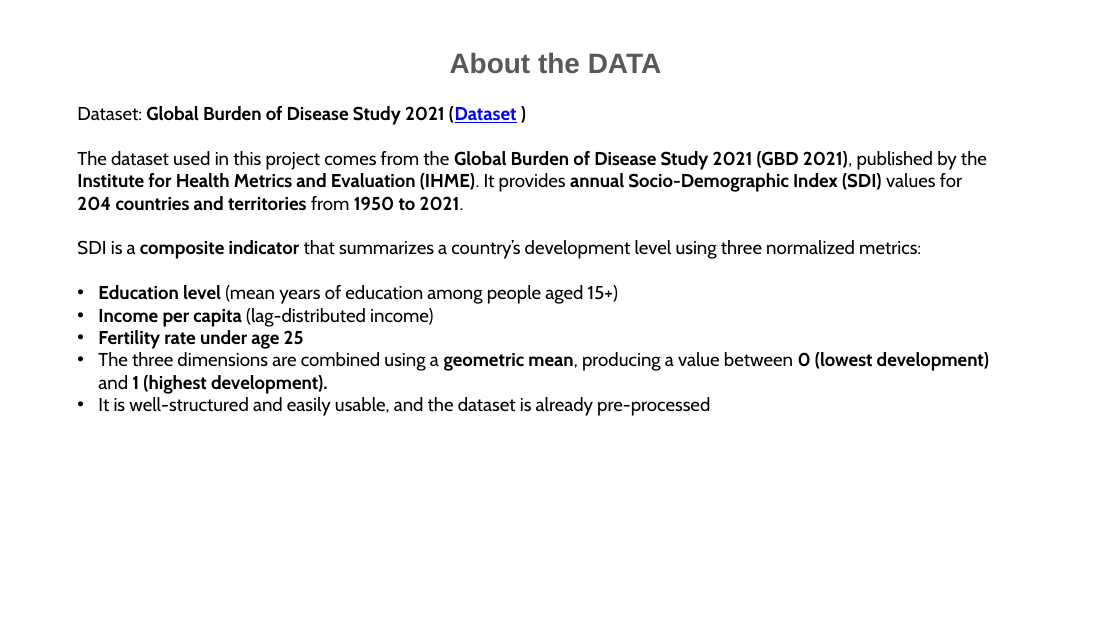
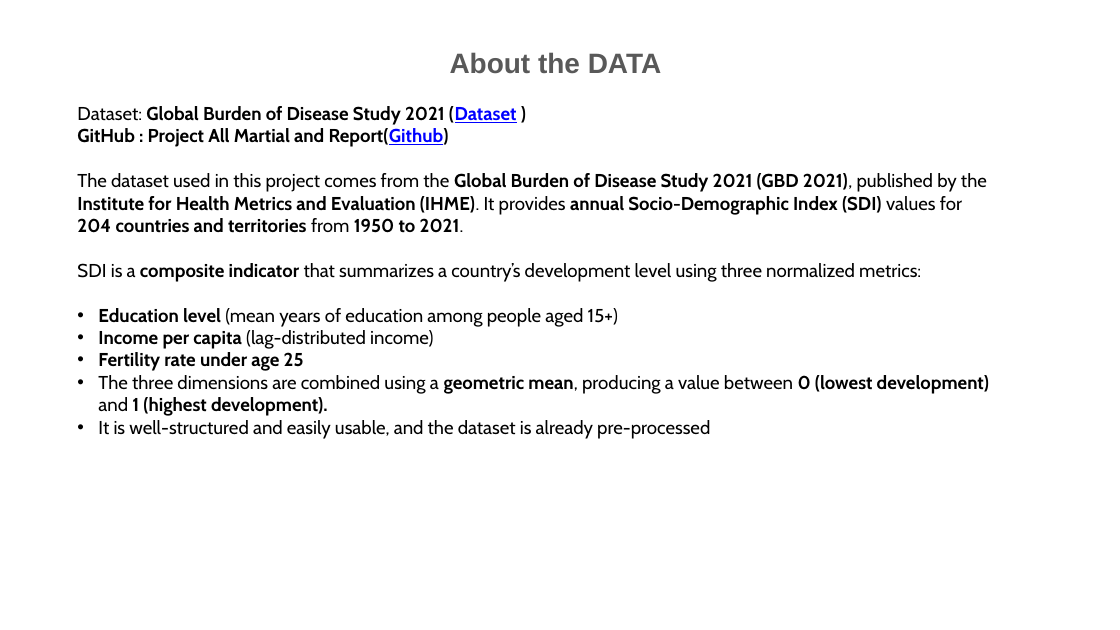
Before and after one commit to samiwadh/Global-Burden-of-Disease-Project, a slide deck: slide 4 of Data Visualization.pptx. Drawn at 1120x630 pixels with LibreOffice and Linux fonts; fonts in the diff are those of the drawing. Boxes give left, top, right and bottom in pixels: in the first picture for what was removed or moved away, otherwise in the second. Text is boxed around its words. In the diff, an @@ line names an element or a change of style, - is before the commit and + after.

```diff
--- a/Data Visualization.pptx
+++ b/Data Visualization.pptx
@@ text at (x1=77, y1=128, x2=449, y2=147): paragraph added @@
+GitHub : Project All Martial and Report(Github)
```
Also in this commit, not shown: 1 other file.
